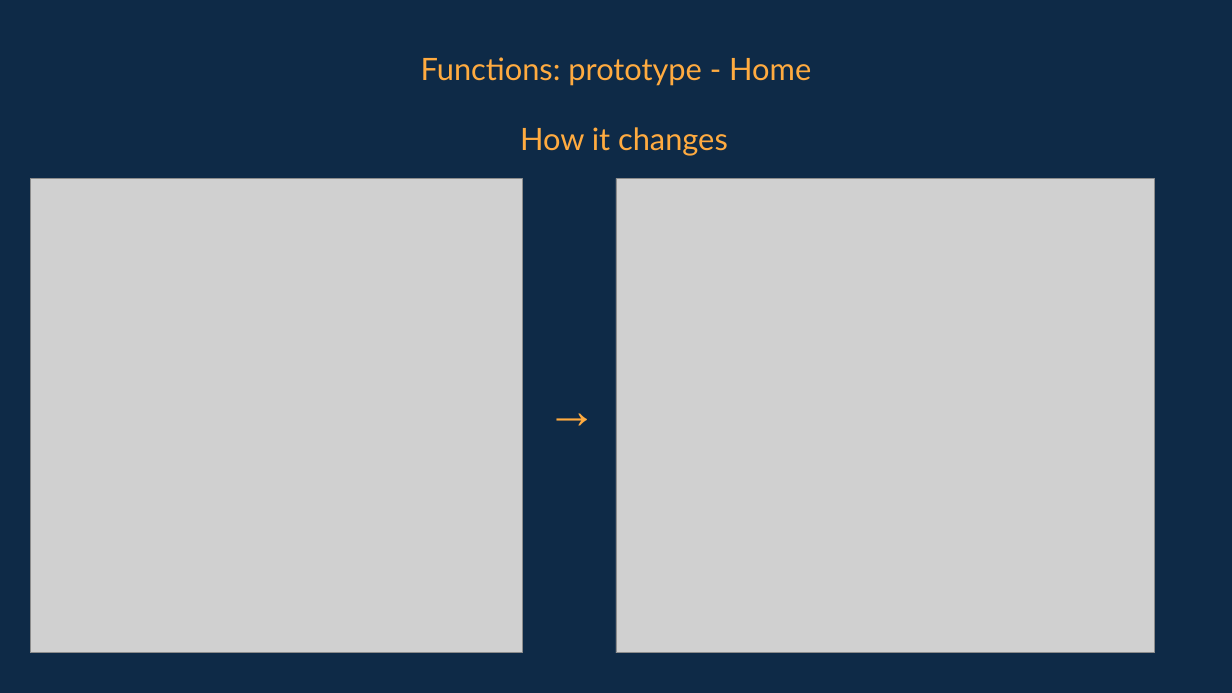
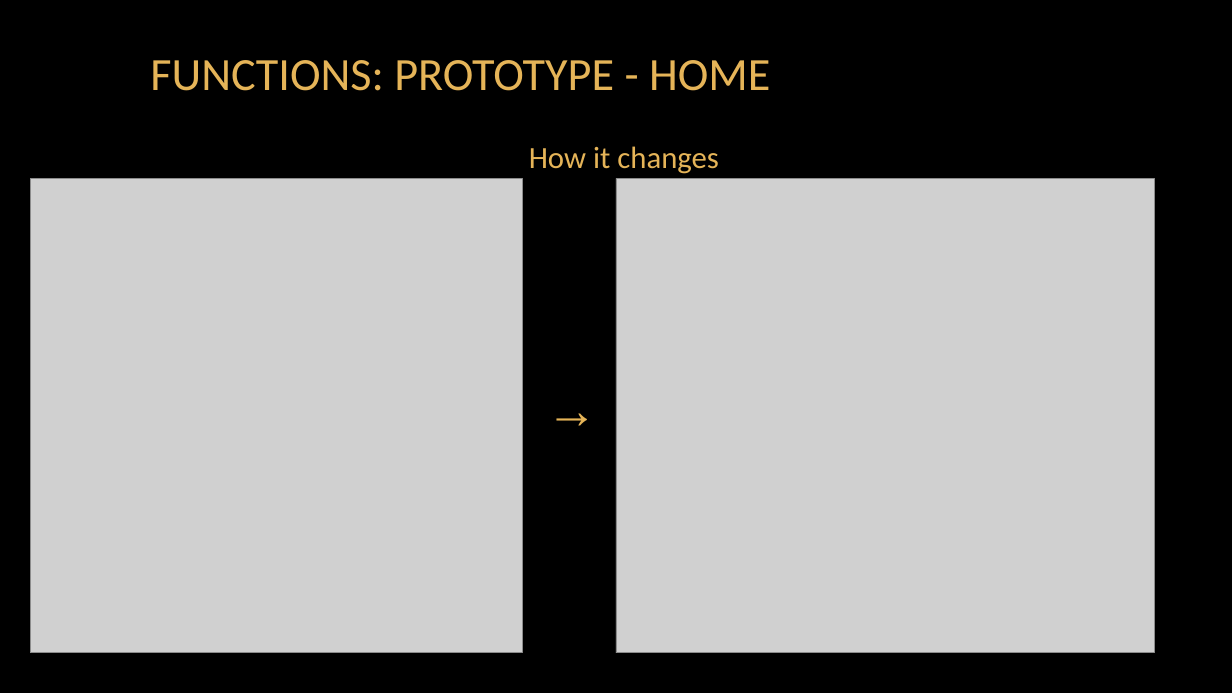
Before and after one commit to VarosiBendeguz/projektCuccli, a slide deck: slide 16 of pages/weboldal/ppt/england_is_my_city.pptx. Drawn at 1232x693 pixels with LibreOffice and Linux fonts; fonts in the diff are those of the drawing; grey boxes stand for pictures; background and template pictures are left out. Boxes give left, top, right and bottom in pixels: in the first picture for what was removed or moved away, otherwise in the second. Text is boxed around its words. In the diff, an @@ line names an element or a change of style, - is before the commit and + after.

```diff
--- a/pages/weboldal/ppt/england_is_my_city.pptx
+++ b/pages/weboldal/ppt/england_is_my_city.pptx
@@ background #0E2A47 to picture (left out) @@
@@ title "FUNCTIONS: PROTOTYPE - HOME" at [150, 60, 770, 91]: vertical alignment top to middle @@
@@ title at [150, 60, 770, 91]: text changed; size 24 to 36 pt; font Lato to Calibri; text colour #FFAB40 to #E5B458 @@
-Functions: prototype - Home
+FUNCTIONS: PROTOTYPE - HOME
@@ text "How it changes" at [529, 146, 719, 174]: font Lato to Calibri, text colour #FFAB40 to #E5B458; line spacing 1.15 to 1; more space between paragraphs; vertical alignment top to middle @@
@@ text "→" at [537, 372, 609, 444]: text colour #FFAB40 to #E5B458 @@
```
Also in this commit, not shown: 26 other slides changed.
